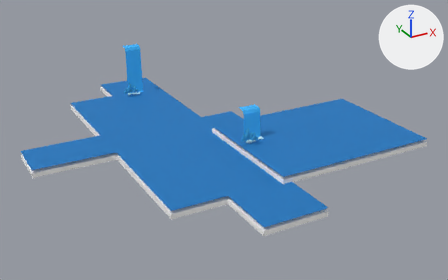
Before and after pictures for a commit that changed the glTF model assets/models/mine_reference/water.glb.
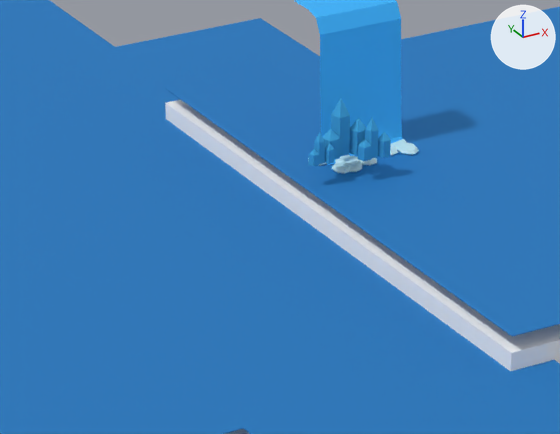
The first picture shows the older version from a camera (50 mm lens) standing at (-43.3, -116.5, 46.2) and looking at (16.5, -7.8, -8.1). The close-ups show the older and then the newer version on the part from 40% to 65% of the width and 38% to 70% of the height of that picture. Only the edits that show in the close-ups are written down. The lights are fixed; the arrows at upper right show +X, +Y and +Z. Where no turn or scale is listed for an object, it has been applied to the vertices.

The older version as bpy lines, for what is in view:
```python
me_crystal_blue_026 = bpy.data.meshes.new('crystal_blue.026')
me_crystal_blue_026.from_pydata(...)  # 264 vertices, 576 faces; spans x -1.8..10.7, y -44.3..1.0, z 0.0..4.0
me_crystal_blue_026.materials.append(mat_g04_crystal)  # blue #38a3db
me_foamimpact_018 = bpy.data.meshes.new('FoamImpact.018')
me_foamimpact_018.from_pydata(...)  # 432 vertices, 792 faces; spans x -2.6..11.0, y -43.5..1.5, z -0.2..1.7
me_foamimpact_018.materials.append(mat_mine_foam)  # cyan #c0ebf5
me_riverbed_002 = bpy.data.meshes.new('RiverBed.002')
me_riverbed_002.from_pydata(...)  # 44 vertices, 72 faces; spans x -34.5..40.5, y -41.0..41.0, z -0.5..2.0
me_riverbed_002.materials.append(mat_mine_rock)  # white #ffffff
ob_water_g04_crystal = bpy.data.objects.new('water_G04_crystal', me_crystal_blue_026)
ob_water_g04_crystal.location = (8.0, 26.0, -6.0)
ob_water_mine_foam = bpy.data.objects.new('water_Mine_Foam', me_foamimpact_018)
ob_water_mine_foam.location = (10.25, 26.25, -6.88)
ob_water_mine_rock = bpy.data.objects.new('water_Mine_Rock', me_riverbed_002)
ob_water_mine_rock.location = (10.5, -3.0, -8.2)
# also in view: 'water_Mine_Fall' at (14.5, 7.0, -1.0); 'water_Mine_Water' at (13.5, -3.0, -6.2)
```
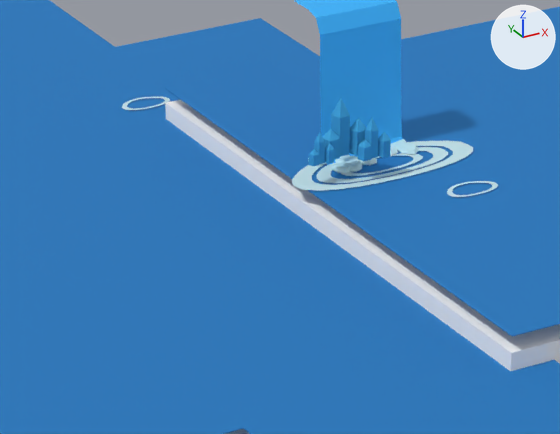
Pixel boxes (x1, y1, x2, y2) of what changed, in the close-ups (560 x 434 px):
'water_Mine_Ripple', added: after (122, 97, 498, 197)

What the commit changed:
Material 'Mine_Ripple' (mat_mine_ripple) is new.
Its base color is (0.55, 0.79, 0.85) (cyan #c4e6ed).
Mesh me_cascaderipple_006 is new.
It has 560 vertices, 560 faces and spans x 4.8..41.2, y -29.6..27.5, z -6.9..-5.4.
It uses material mat_mine_ripple (cyan #c4e6ed).
Object 'water_Mine_Ripple' (ob_water_mine_ripple) is new; it shows me_cascaderipple_006.
Its location is (0.0, 0.0, 0.0).
